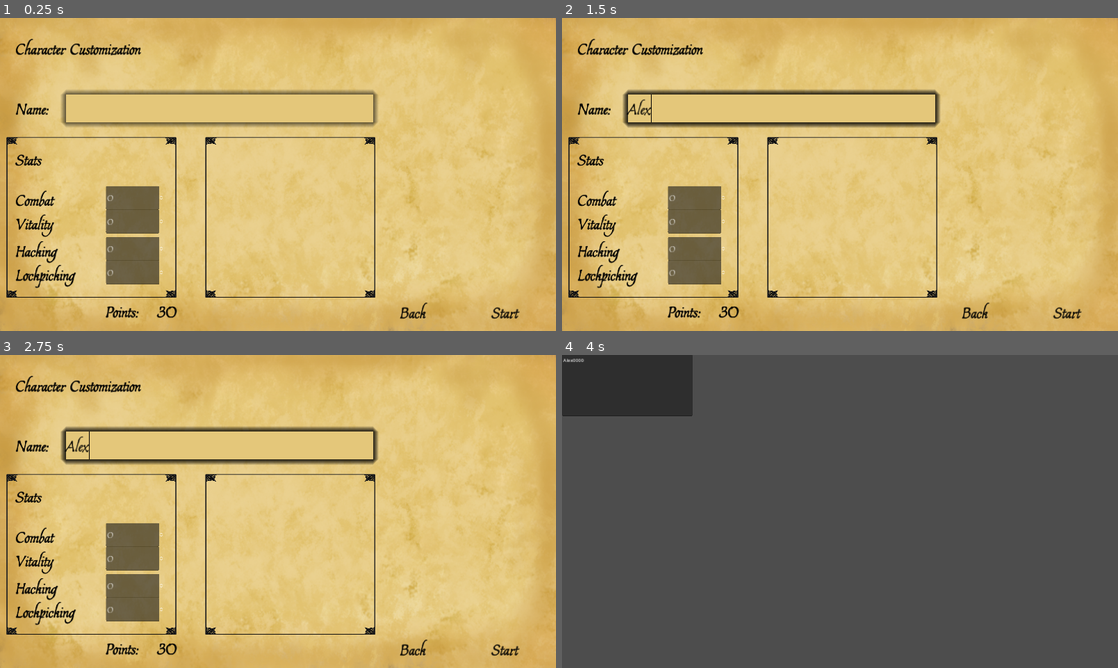
Above: before the commit, frames 1-4 (two rows, left to right).
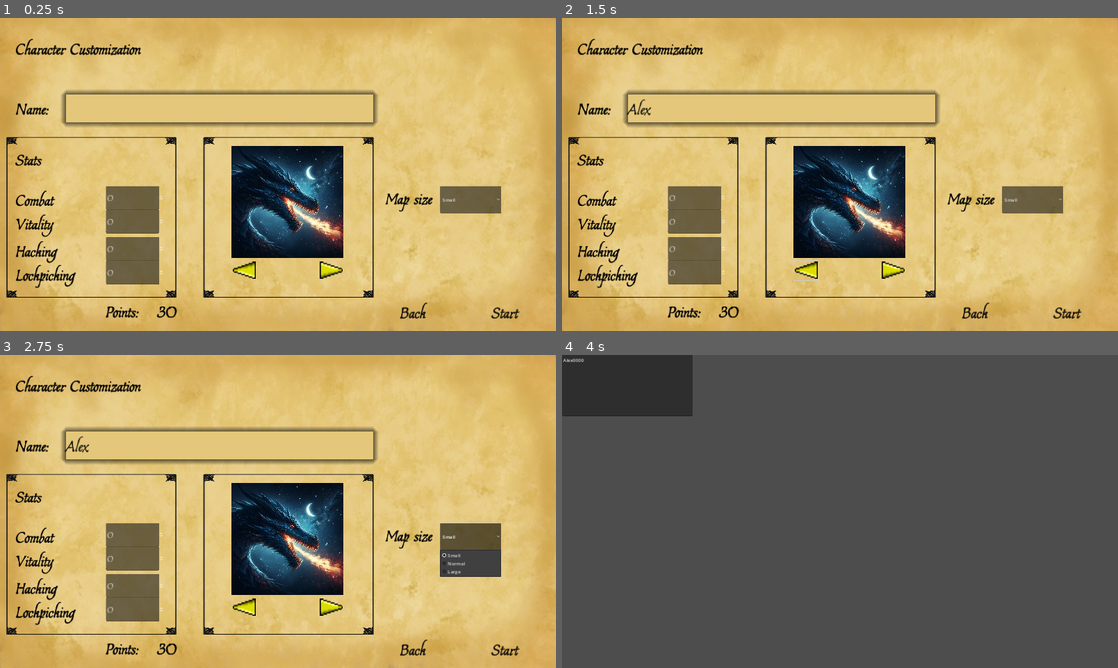
Above: after the commit, the same moments.

Repository: MarkoZlender/TapTar
Game: Godot game, scene res://Levels/CharacterCustomization.tscn
Two runs of this game, one before a commit and one after it. Both use one fixed random seed, a clock stepped at 60 frames per second and the inputs below. This scene is started directly instead of the project's main scene.
Inputs (mouse positions are in pixels of both pictures, inside the frame that each line leads up to):
- Up to frame 1 (0.25 s): no input
- Up to frame 2 (1.5 s): click (778, 108) at 0.52 s; type "Alex" at 0.6 s; click (806, 271) at 1.27 s
- Up to frame 3 (2.75 s): click (472, 536) at 2 s, where only the run after the commit has a clickable "Small"
- Up to frame 4 (4 s): click "Start" at 2.75 s; tap Enter at 3.5 s

The runs differ from the first frame. In frame 1, 9.2% of the frame differs, in the area x 36-91%, y 38-90%; in frame 2, 11%; in frame 3, 12%, in the area x 11-91%, y 23-90%; in frame 4, nothing differs.

Commit message:
added character portrait and map size selection

Diff:
--- a/Levels/CharacterCustomization.tscn
+++ b/Levels/CharacterCustomization.tscn
@@ -1,10 +1,12 @@
-[gd_scene load_steps=6 format=3 uid="uid://nri4wfs1ovn0"]
+[gd_scene load_steps=8 format=3 uid="uid://nri4wfs1ovn0"]
 
 [ext_resource type="Theme" uid="uid://loej2f8ojc2n" path="res://Resources/Themes/TapTarTheme.tres" id="1_gjac8"]
 [ext_resource type="Script" path="res://Scripts/CharacterCustomization.gd" id="1_x2vtk"]
 [ext_resource type="Texture2D" uid="uid://dyb4bavnc75gd" path="res://Resources/Images/oldpaper.png" id="2_os6na"]
 [ext_resource type="Texture2D" uid="uid://dkm2wjhh2nqtg" path="res://Resources/Sprites/border1.png" id="4_uesn8"]
 [ext_resource type="Theme" uid="uid://4bpbj15i2idx" path="res://Resources/Themes/spinboxTheme.tres" id="5_4veot"]
+[ext_resource type="Texture2D" uid="uid://ca2ndd3qxgssi" path="res://Resources/Sprites/arrow.png" id="6_cyccr"]
+[ext_resource type="Texture2D" uid="uid://cn2tav06exfrx" path="res://Resources/Sprites/arrow_back.png" id="7_ssu1v"]
 
 [node name="Customization" type="Control"]
 layout_mode = 3
@@ -38,9 +40,9 @@
 [node name="Border2" type="TextureRect" parent="."]
 layout_mode = 1
 anchors_preset = -1
-anchor_left = 0.36875
+anchor_left = 0.365625
 anchor_top = 0.380556
-anchor_right = 0.675521
+anchor_right = 0.672396
 anchor_bottom = 0.893519
 texture = ExtResource("4_uesn8")
 expand_mode = 1
@@ -71,6 +73,17 @@
 text = "Name:"
 metadata/_edit_use_anchors_ = true
 
+[node name="NameLabel2" type="Label" parent="."]
+layout_mode = 1
+anchors_preset = -1
+anchor_left = 0.69375
+anchor_top = 0.532407
+anchor_right = 0.777083
+anchor_bottom = 0.619444
+theme = ExtResource("1_gjac8")
+text = "Map size"
+metadata/_edit_use_anchors_ = true
+
 [node name="StatsLabel" type="Label" parent="."]
 layout_mode = 1
 anchors_preset = -1
@@ -225,6 +238,48 @@
 anchor_bottom = 0.987654
 theme = ExtResource("1_gjac8")
 text = "Back"
+metadata/_edit_use_anchors_ = true
+
+[node name="Portrait" type="TextureRect" parent="."]
+layout_mode = 0
+anchor_left = 0.416667
+anchor_top = 0.408333
+anchor_right = 0.617708
+anchor_bottom = 0.765741
+expand_mode = 1
+metadata/_edit_use_anchors_ = true
+
+[node name="NextButton" type="Button" parent="."]
+layout_mode = 1
+anchors_preset = -1
+anchor_left = 0.572917
+anchor_top = 0.775926
+anchor_right = 0.619271
+anchor_bottom = 0.837963
+icon = ExtResource("6_cyccr")
+flat = true
+expand_icon = true
+metadata/_edit_use_anchors_ = true
+
+[node name="PreviousButton" type="Button" parent="."]
+layout_mode = 1
+anchors_preset = -1
+anchor_left = 0.416667
+anchor_top = 0.775926
+anchor_right = 0.463021
+anchor_bottom = 0.837963
+icon = ExtResource("7_ssu1v")
+flat = true
+expand_icon = true
+metadata/_edit_use_anchors_ = true
+
+[node name="MapSelect" type="OptionButton" parent="."]
+layout_mode = 1
+anchors_preset = -1
+anchor_left = 0.791667
+anchor_top = 0.537037
+anchor_right = 0.901563
+anchor_bottom = 0.624074
 metadata/_edit_use_anchors_ = true
 
 [connection signal="value_changed" from="CombatSkillInput" to="." method="_on_combat_skill_input_value_changed"]
@@ -233,3 +288,6 @@
 [connection signal="value_changed" from="VitalitySkillInput" to="." method="_on_vitality_skill_input_value_changed"]
 [connection signal="pressed" from="StartButton" to="." method="_on_start_button_pressed"]
 [connection signal="pressed" from="BackButton" to="." method="_on_back_button_pressed"]
+[connection signal="pressed" from="NextButton" to="." method="_on_next_button_pressed"]
+[connection signal="pressed" from="PreviousButton" to="." method="_on_previous_button_pressed"]
+[connection signal="item_selected" from="MapSelect" to="." method="_on_map_select_item_selected"]
--- /dev/null
+++ b/Resources/ButtonGroups/MapButtonGroup.tres
@@ -0,0 +1,3 @@
+[gd_resource type="ButtonGroup" format=3 uid="uid://cki6eup0u33tb"]
+
+[resource]
--- a/Scripts/CharacterCustomization.gd
+++ b/Scripts/CharacterCustomization.gd
@@ -9,10 +9,13 @@
 var vitality_skill_value = 0
 var hacking_skill_value = 0
 var lockpicking_skill_value = 0
-
+var portraits = ["res://Resources/Images/portrait1.jpg", "res://Resources/Images/portrait2.jpg", "res://Resources/Images/portrait3.jpg"]
+var portrait_index = 0
 # Called when the node enters the scene tree for the first time.
 func _ready():
 	$Points.text = str(points)
+	$Portrait.texture = load(portraits[portrait_index])
+	add_map_menu_items()
 
 # Called every frame. 'delta' is the elapsed time since the previous frame.
 func _process(delta):
@@ -54,3 +57,31 @@
 func _on_lockpicking_skill_input_value_changed(value):
 	lockpicking_skill_value = value
 	update_points()
+
+
+func _on_next_button_pressed():
+	portrait_index += 1
+	if portrait_index > portraits.size()-1:
+		portrait_index = 2
+		$Portrait.texture = load(portraits[portrait_index])
+	else:
+		$Portrait.texture = load(portraits[portrait_index])
+
+
+func _on_previous_button_pressed():
+	portrait_index -= 1
+	if portrait_index < 0:
+		portrait_index = 0
+		$Portrait.texture = load(portraits[portrait_index])
+	else:
+		$Portrait.texture = load(portraits[portrait_index])
+
+func add_map_menu_items():
+	$MapSelect.add_item("Small")
+	$MapSelect.add_item("Normal")
+	$MapSelect.add_item("Large")
+
+
+func _on_map_select_item_selected(index):
+	# set map level
+	pass
Binary file changed: Resources/Sprites/arrow.png
Binary file added: Resources/Sprites/arrow_back.png
Not shown, added: Resources/Sprites/arrow_back.png.import
